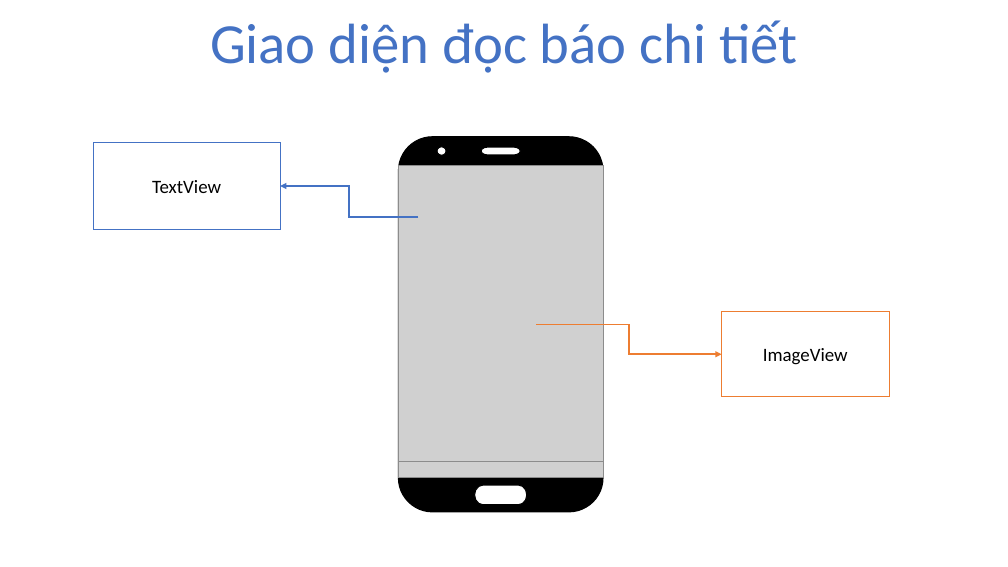
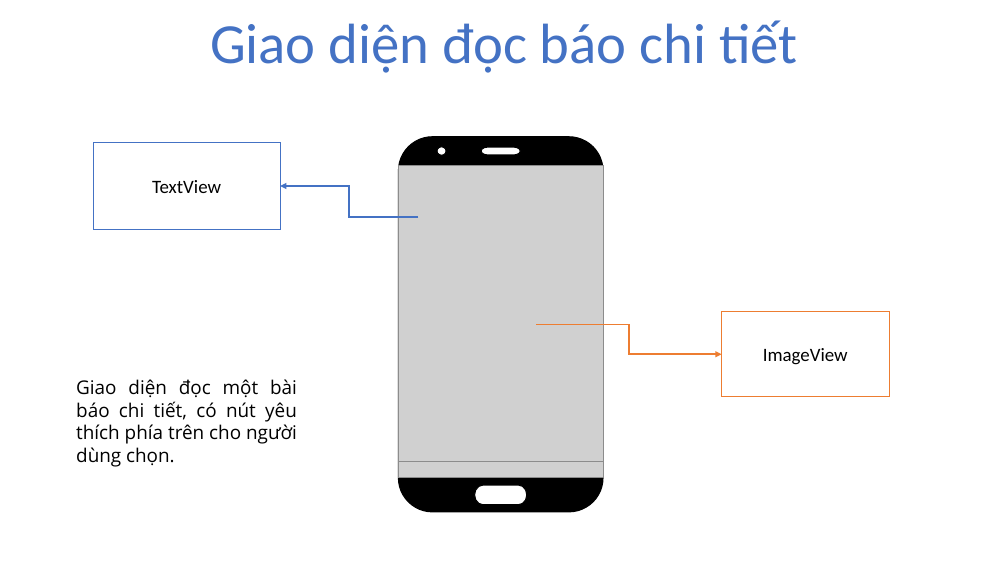
Before and after one commit to hoangnam1997/android, a slide deck: slide 7 of document/file_thuyet_trinh.pptx (slide 4 before the commit). Drawn at 1008x567 pixels with LibreOffice and Linux fonts; fonts in the diff are those of the drawing; grey boxes stand for pictures; background and template pictures are left out. Boxes give left, top, right and bottom in pixels: in the first picture for what was removed or moved away, otherwise in the second. Text is boxed around its words. In the diff, an @@ line names an element or a change of style, - is before the commit and + after.

```diff
--- a/document/file_thuyet_trinh.pptx
+++ b/document/file_thuyet_trinh.pptx
@@ text added at (76, 379, 297, 467), 18 pt, text #000000 @@
+Giao diện đọc một bài báo chi tiết, có nút yêu thích phía trên cho người dùng chọn.
```
Also in this commit, not shown: 4 other slides changed, 9 slides added, 2 other files.
